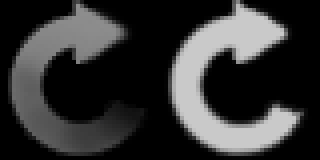
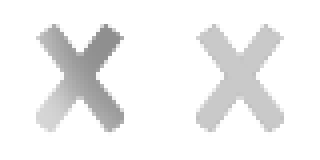
Revision of a layered 320px x 160px image; what changed, layer by layer:
added layer "Taso 5 (kopio) 2" above "Taso 5 (kopio)" over (32, 24, 128, 136)
added layer "Taso 5" above "Taso 4 (kopio)" over (192, 24, 288, 136)
hid "Taso 3 (kopio)" over (164, 0, 312, 160)
hid "Taso 3" over (8, 0, 152, 156)
hid "Taso 1" over (0, 0, 320, 160)
